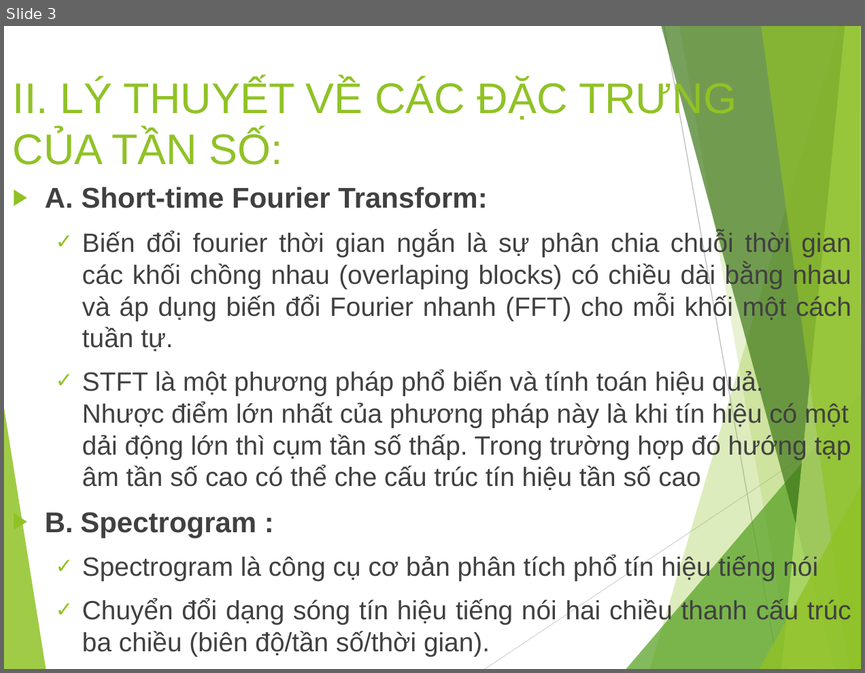
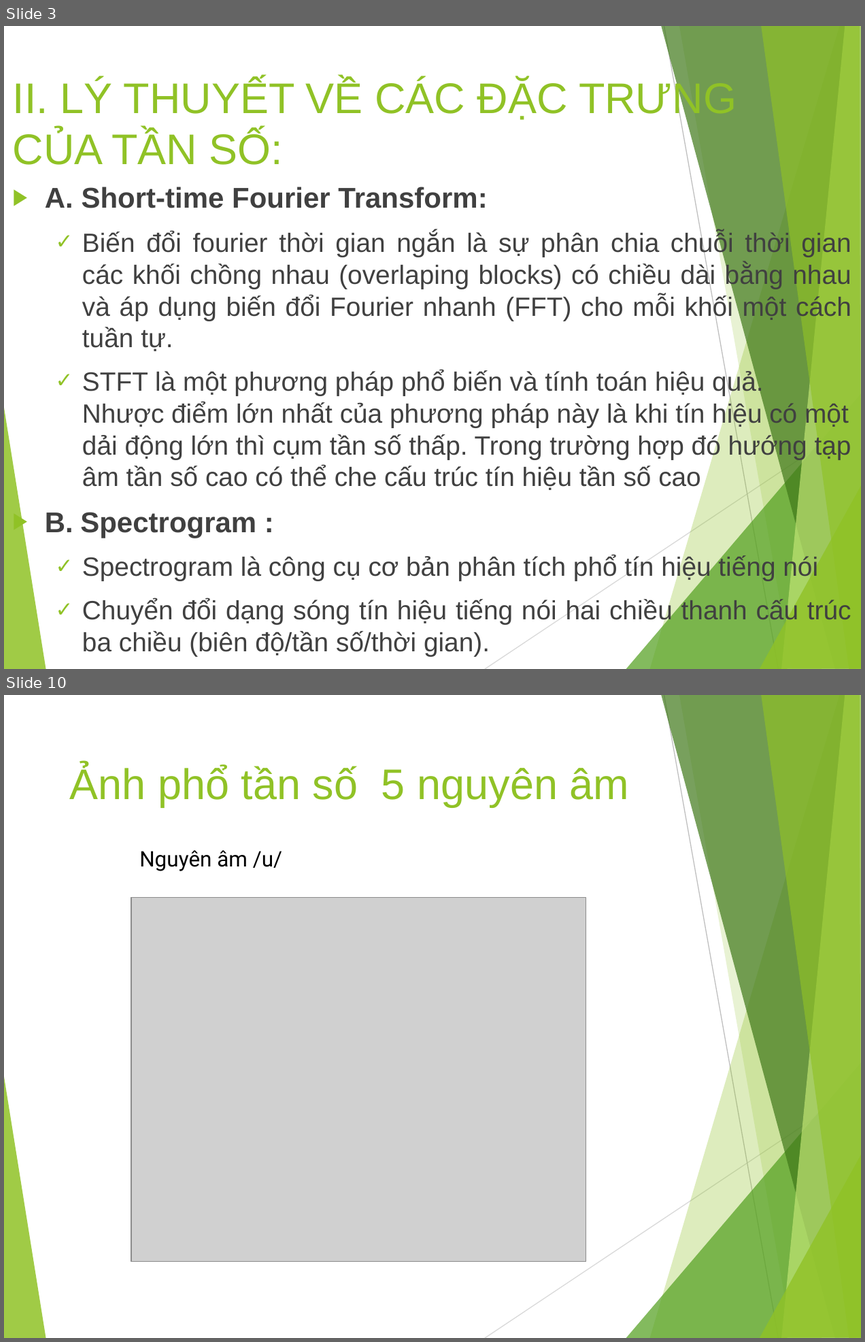
Before and after one commit to nhom-11-xlths/dE_02, a slide deck: SlideBaoCao.pptx. Shown one above the other, each under a label of ours: slide 3 before the commit, slides 3 and 10 after it; the slides between them are not shown. The pictures are 865x673 and 865x1342 pixels, drawn with LibreOffice and Linux fonts; fonts in the diff are those of the drawing; grey boxes stand for pictures. Boxes give left, top, right and bottom in pixels: in the first picture for what was removed or moved away, otherwise in the second. Text is boxed around its words. In the diff, an @@ line names an element or a change of style, - is before the commit and + after.

```diff
--- a/SlideBaoCao.pptx
+++ b/SlideBaoCao.pptx
@@ slide 10 added at [4, 695, 861, 1338], background #FFFFFF; not listed: 10 template elements that a slide beside it also shows @@
@@ title added at [70, 765, 630, 807], 36 pt, text #90C226 @@
+Ảnh phổ tần số 5 nguyên âm
@@ text added at [139, 850, 282, 871], 18 pt, text #000000 @@
+Nguyên âm /u/
@@ picture added at [130, 897, 586, 1261] @@
```
Also in this commit, not shown: 3 slides changed, 10 other slides added.
